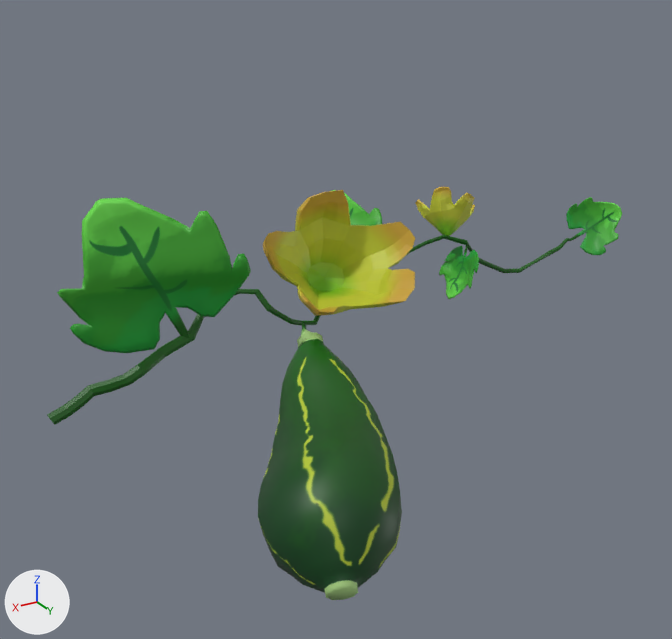
A saved change to the FBX model 3D_Models/Plants/FBX_Files/Veg_Calabacin_L.fbx.
The view is the same before and after, from a 50 mm lens placed at (0.615, 0.986, 0.674), pointed at (-0.09, -0.188, 0.087). Arrows for +X, +Y and +Z are at lower left; the lights stay in place. Where no turn or scale is listed for an object, it has been applied to the vertices.

In view in the first picture: 'calabazin', 'flor', 'flor.001', 'hoja1', 'hoja1.001', 'hoja1.002', 'pepita', 'rama2'.
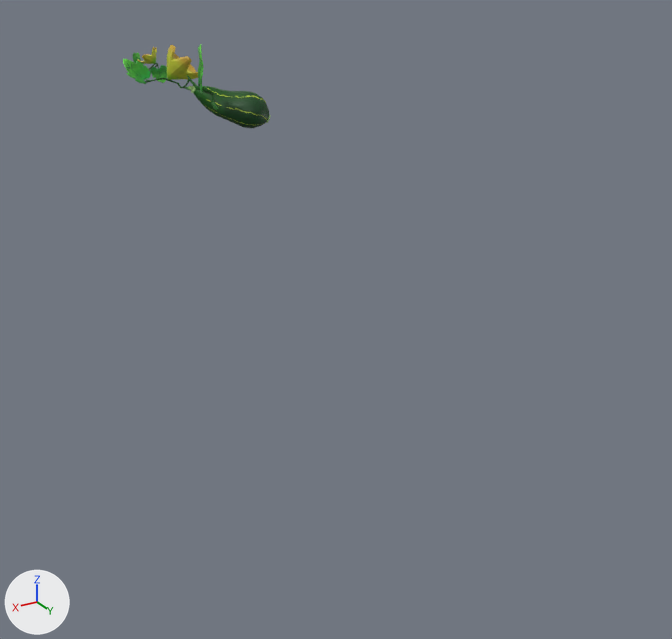
Edits to the scene script, one JSON object a line:
```json
{"op": "remove", "block": "ob_hoja1_001", "code": ["ob_hoja1_001 = bpy.data.objects.new('hoja1.001', me_cylinder_009)", "ob_hoja1_001.location = (-0.189, -0.007, 0.207)"]}
{"op": "remove", "block": "ob_pepita", "code": ["ob_pepita = bpy.data.objects.new('pepita', me_cylinder_019)", "ob_pepita.location = (0.0, 0.0, 0.0)"]}
{"op": "remove", "block": "ob_rama2", "code": ["ob_rama2 = bpy.data.objects.new('rama2', me_cylinder_015)", "ob_rama2.location = (0.0, 0.0, 0.0)"]}
{"op": "remove", "block": "ob_flor_001", "code": ["ob_flor_001 = bpy.data.objects.new('flor.001', me_cylinder_016)", "ob_flor_001.location = (-0.194, -0.046, 0.28)"]}
{"op": "set", "path": "ob_calabazin.location", "old": "(0.151, 0.192, 0.098)", "new": "(-0.138, -0.643, 0.349)"}
{"op": "set", "path": "ob_calabazin.rotation_euler", "old": "(0.0, 0.0, 0.0)", "new": "(0.0, 0.0, 1.571)", "note": "degrees (0, 0, 0) -> degrees (0, 0, 90)"}
{"op": "set", "path": "ob_calabazin.scale", "old": "(1.0, 1.0, 1.0)", "new": "(0.436, 0.436, 0.436)"}
{"op": "remove", "block": "ob_hoja1", "code": ["ob_hoja1 = bpy.data.objects.new('hoja1', me_cylinder_008)", "ob_hoja1.location = (0.277, -0.012, 0.295)"]}
{"op": "remove", "block": "ob_flor", "code": ["ob_flor = bpy.data.objects.new('flor', me_cylinder)", "ob_flor.location = (0.021, -0.001, 0.261)"]}
{"op": "remove", "block": "ob_hoja1_002", "code": ["ob_hoja1_002 = bpy.data.objects.new('hoja1.002', me_cylinder_014)", "ob_hoja1_002.location = (-0.077, -0.153, 0.241)"]}
```

Pixel boxes (x1, y1, x2, y2) of what changed, in the pictures (672 x 639 px):
```json
{"object": "calabazin", "change": "moved, turned, rescaled", "before": [258, 332, 402, 600], "after": [123, 45, 270, 128]}
{"object": "hoja1", "change": "deleted", "before": [57, 198, 251, 353], "on screen": "green"}
{"object": "flor", "change": "deleted", "before": [263, 190, 415, 316], "on screen": "yellow"}
{"object": "rama2", "change": "deleted", "before": [47, 197, 622, 424], "on screen": "green"}
{"object": "flor.001", "change": "deleted", "before": [415, 186, 475, 236], "on screen": "yellow"}
{"object": "hoja1.001", "change": "deleted", "before": [439, 244, 479, 299], "on screen": "green"}
{"object": "hoja1.002", "change": "deleted", "before": [331, 190, 382, 226], "on screen": "green"}
{"object": "pepita", "change": "deleted", "before": [301, 323, 310, 335]}
```
